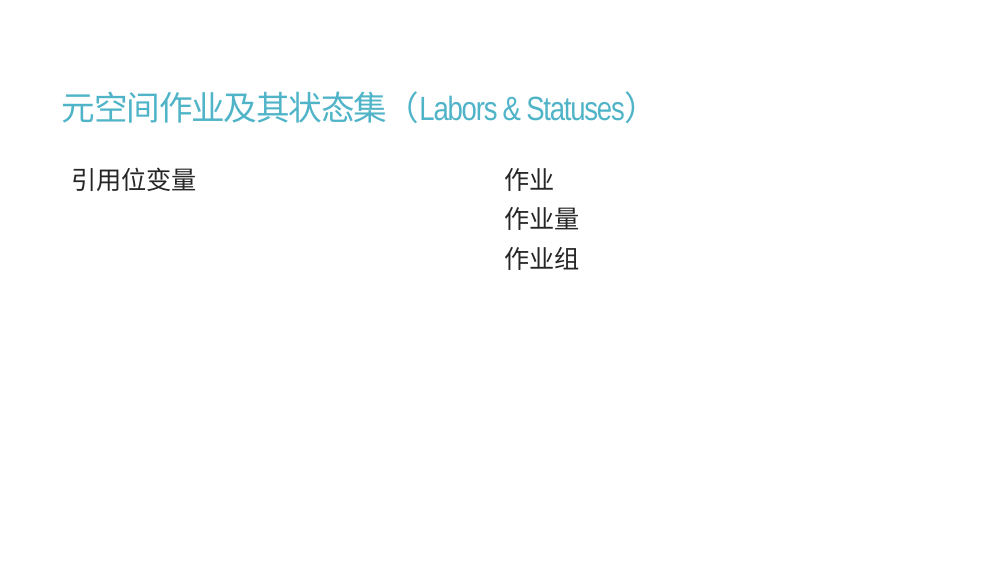
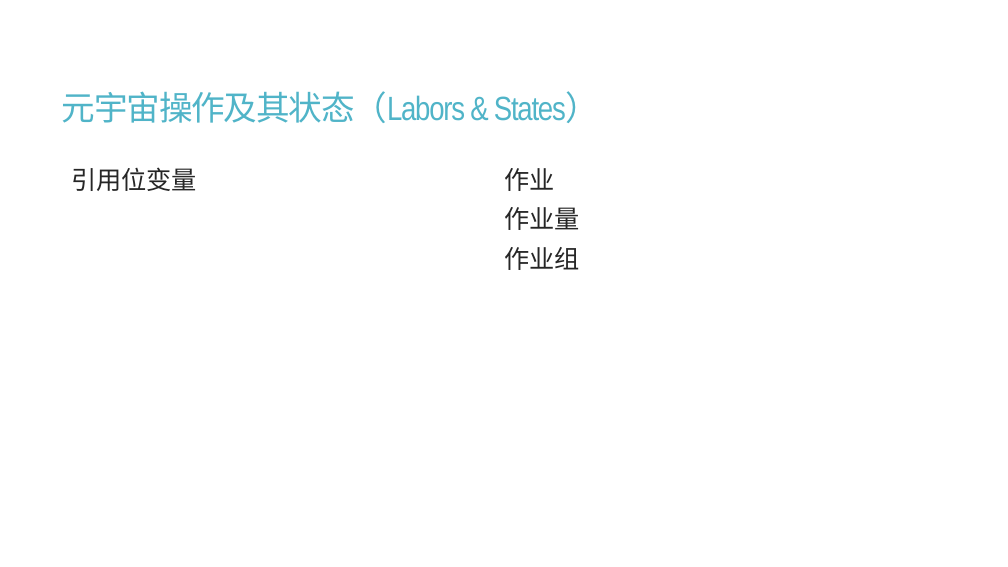
Before and after one commit to calcyu/chainway, a slide deck: slide 9 of Docs/城乡振兴元宇宙.pptx. Drawn at 1008x567 pixels with LibreOffice and Linux fonts; fonts in the diff are those of the drawing. Boxes give left, top, right and bottom in pixels: in the first picture for what was removed or moved away, otherwise in the second. Text is boxed around its words. In the diff, an @@ line names an element or a change of style, - is before the commit and + after.

```diff
--- a/Docs/城乡振兴元宇宙.pptx
+++ b/Docs/城乡振兴元宇宙.pptx
@@ title at box(62, 91, 600, 123): text changed @@
-元空间作业及其状态集（Labors & Statuses）
+元宇宙操作及其状态（Labors & States）
```
Also in this commit, not shown: 14 other slides changed, 4 slides removed, 30 other files.
